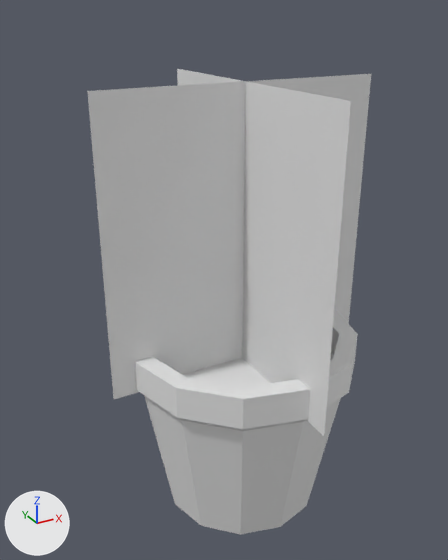
The Blender file Assets/flower_pot1.blend, before and after one commit.
Camera for both pictures: a camera (50 mm lens) standing at (-1.37, -2.31, 2.0) and looking at (-0.07, 0.06, 0.82). Arrows for +X, +Y and +Z are at lower left; the lights stay in place.
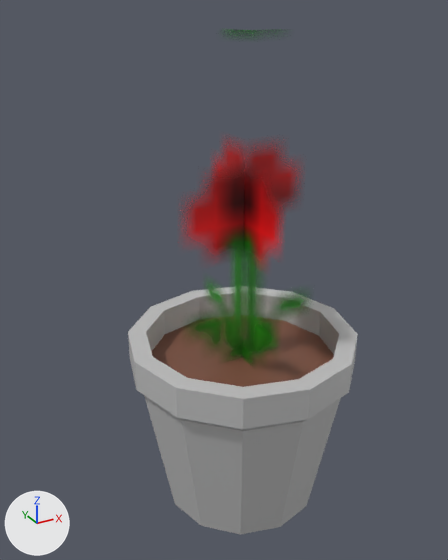
Pixel boxes (x1, y1, x2, y2) of what changed, in the pictures (448 x 560 px):
'Plane', surface changed, recoloured, moved, turned, rescaled (grey to red)
    before: (87, 74, 371, 399)
    after: (186, 146, 307, 361)
'Plane.001', surface changed, moved, turned, rescaled (grey to red)
    before: (177, 69, 351, 436)
    after: (207, 143, 280, 363)
part 1 of me_cylinder, recoloured
    both: (135, 309, 358, 534)
part 2 of me_cylinder, recoloured (white to brown)
    before: (184, 352, 334, 387)
    after: (152, 317, 334, 387)

The change, as a diff of the scene's bpy script:
```diff
--- a/Assets/flower_pot1.blend.py
+++ b/Assets/flower_pot1.blend.py
@@ img_flower_png @@
+img_flower_png = load_image('flower.png', 'textures/flower.png', 16, 16, 'sRGB')
@@ mat_material_001 @@
 mat_material_001 = principled_material('Material.001')
-mat_material_001.base_color = (0.8, 0.8, 0.8)  # white #e7e7e7
+mat_material_001.texture = img_flower_png  # with its transparency
@@ mat_material @@
+mat_material = principled_material('Material')
+mat_material.base_color = (0.521, 0.521, 0.521)  # light grey #bfbfbf
+mat_material.roughness = 0.4
@@ mat_material_002 @@
+mat_material_002 = principled_material('Material.002')
+mat_material_002.base_color = (0.202, 0.0801, 0.0488)  # brown #7c503e
@@ me_cylinder @@
 me_cylinder.from_pydata(...)  # 72 vertices, 62 faces; spans x -0.561..0.561, y -0.561..0.561, z -0.359..0.547
 # used by ob_cylinder; location = (0.0, 0.0, 0.0)
+# me_cylinder part 1: 61 of the faces centred in x -0.524..0.524, y -0.524..0.524, z -0.359..0.547 switch from no material to mat_material (light grey #bfbfbf)
+# me_cylinder part 2: the 1 face centred in x 0.0, y 0.0, z 0.406 switches from no material to mat_material_002 (brown #7c503e)
+me_cylinder.materials.append(mat_material_002)  # brown #7c503e
@@ me_plane @@
 me_plane.from_pydata(...)  # 4 vertices, 1 face; spans x -1.0..1.0, y -1.0..1.0, z 0.0
+me_plane.materials.append(mat_material_001)  # picture img_flower_png
@@ ob_plane @@
 ob_plane = bpy.data.objects.new('Plane', me_plane)
-ob_plane.location = (0.0, 0.0, 1.053)
-ob_plane.rotation_euler = (-1.571, 0.0, 0.0)  # degrees (-90, 0, 0)
-ob_plane.scale = (0.672, 0.672, 0.672)
+ob_plane.location = (0.0, 0.0, 1.161)
+ob_plane.rotation_euler = (-4.712, 0.0, 0.0)  # degrees (-270, 0, 0)
+ob_plane.scale = (0.761, 0.761, 0.761)
@@ ob_plane_001 @@
 ob_plane_001 = bpy.data.objects.new('Plane.001', me_plane_001)
-ob_plane_001.location = (0.0, 0.0, 1.053)
-ob_plane_001.rotation_euler = (-1.571, 0.0, -1.571)  # degrees (-90, 0, -90)
-ob_plane_001.scale = (0.672, 0.672, 0.672)
+ob_plane_001.location = (0.0, 0.0, 1.161)
+ob_plane_001.rotation_euler = (-1.571, -3.142, -1.571)  # degrees (-90, -180, -90)
+ob_plane_001.scale = (0.761, 0.761, 0.761)
```
